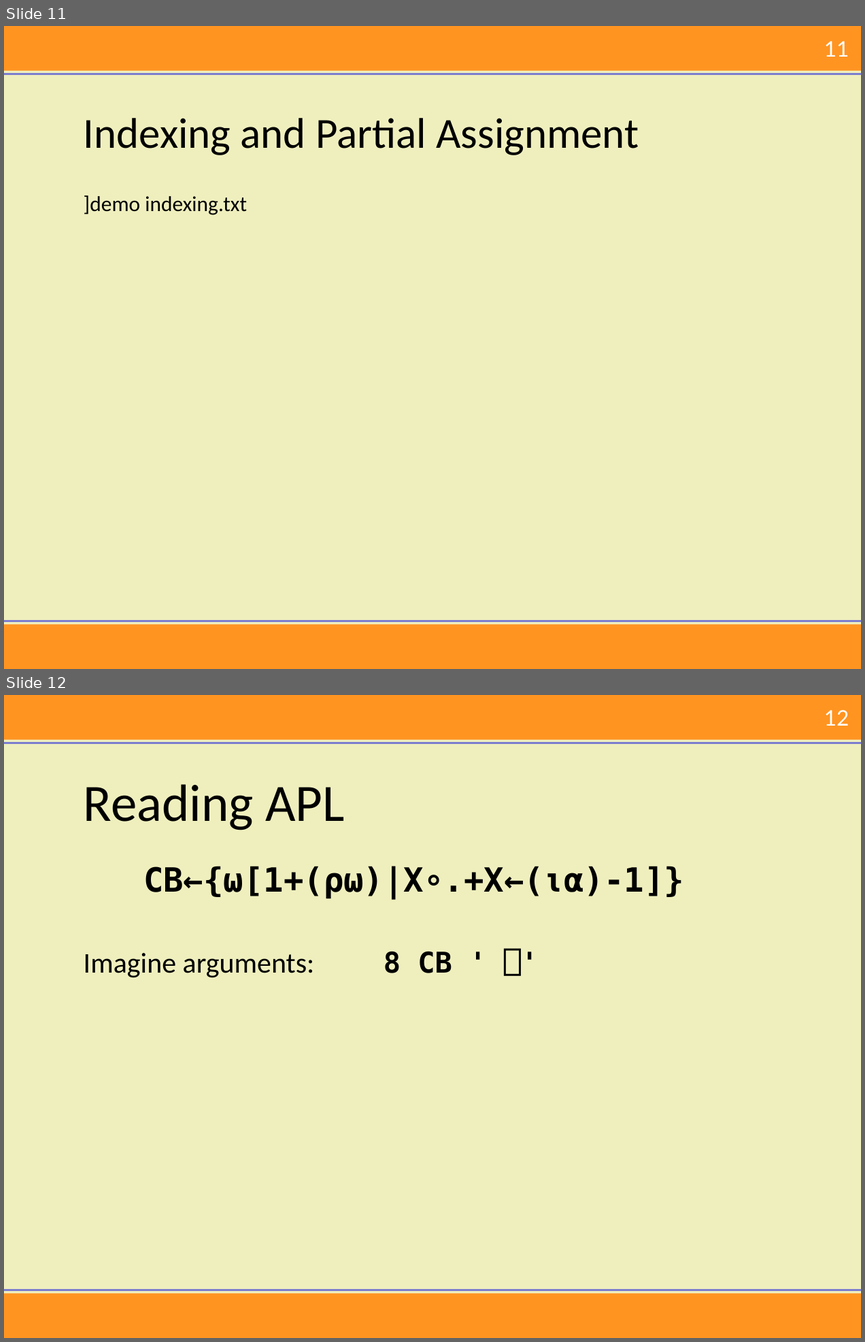
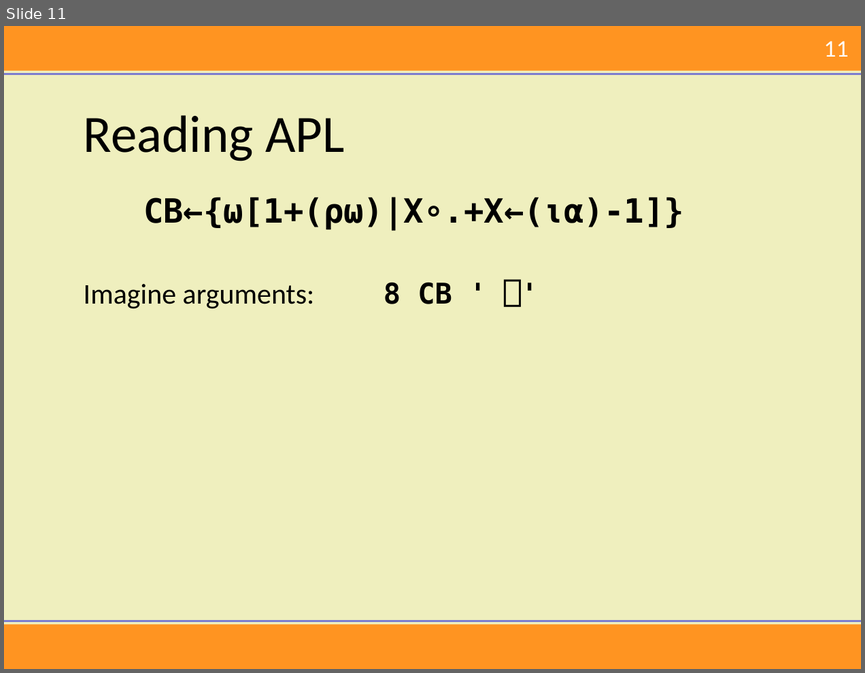
Before and after one commit to Dyalog/Presentations, a slide deck: FnConf2016/Workshop/Intro 2016.pptx. Shown one above the other, each under a label of ours: slides 11 and 12 before the commit, slide 11 after it. The pictures are 865x1342 and 865x673 pixels, drawn with LibreOffice and Linux fonts; fonts in the diff are those of the drawing; background and template pictures are left out. Boxes give left, top, right and bottom in pixels: in the first picture for what was removed or moved away, otherwise in the second. Text is boxed around its words. In the diff, an @@ line names an element or a change of style, - is before the commit and + after.

```diff
--- a/FnConf2016/Workshop/Intro 2016.pptx
+++ b/FnConf2016/Workshop/Intro 2016.pptx
@@ slide 11 removed at [4, 26, 861, 669], background #EFEFBE; not listed: 5 template elements that a slide beside it also shows @@
@@ title removed at [84, 118, 639, 155] @@
-Indexing and Partial Assignment
@@ text removed at [84, 195, 247, 215] @@
-]demo indexing.txt
@@ what was slide 12 is now slide 11 @@
@@ page number at [824, 41, 849, 57]: text changed @@
-12
+11
```
Also in this commit, not shown: 1 slide changed, 1 other slide removed, 6 other files.
